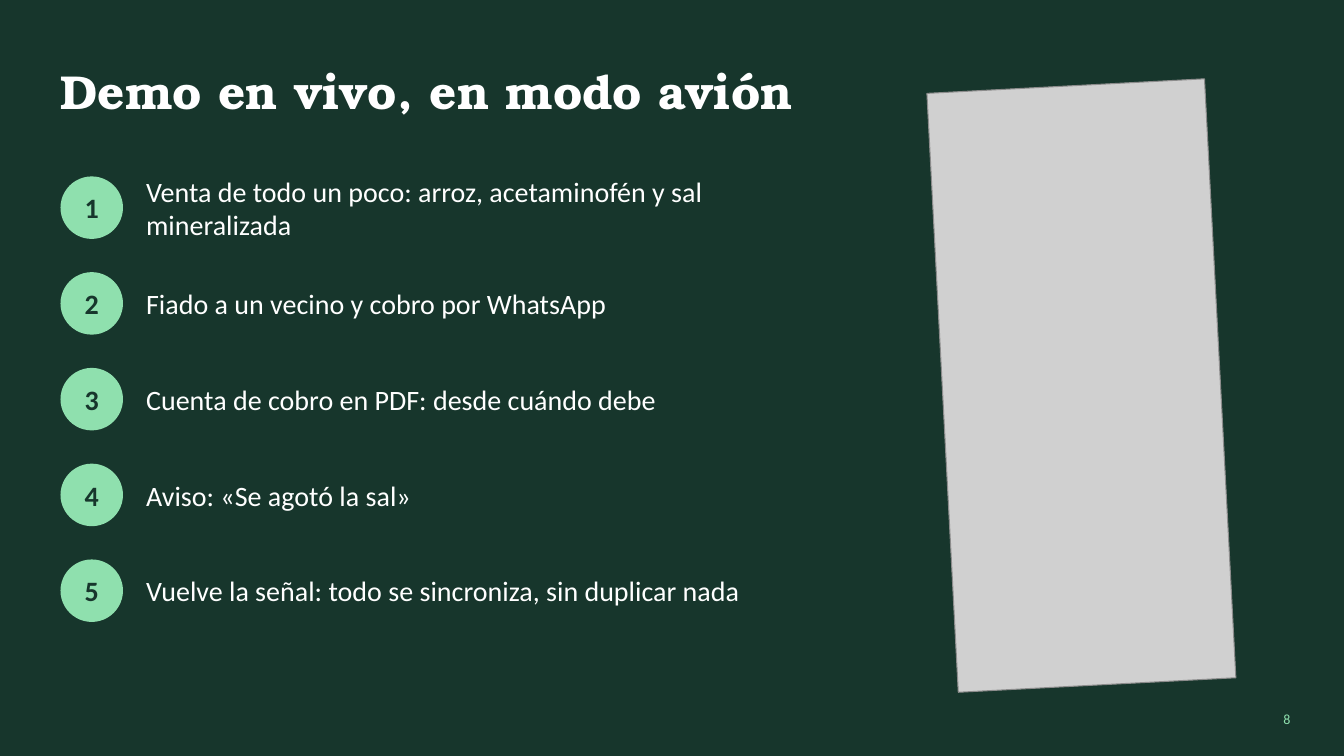
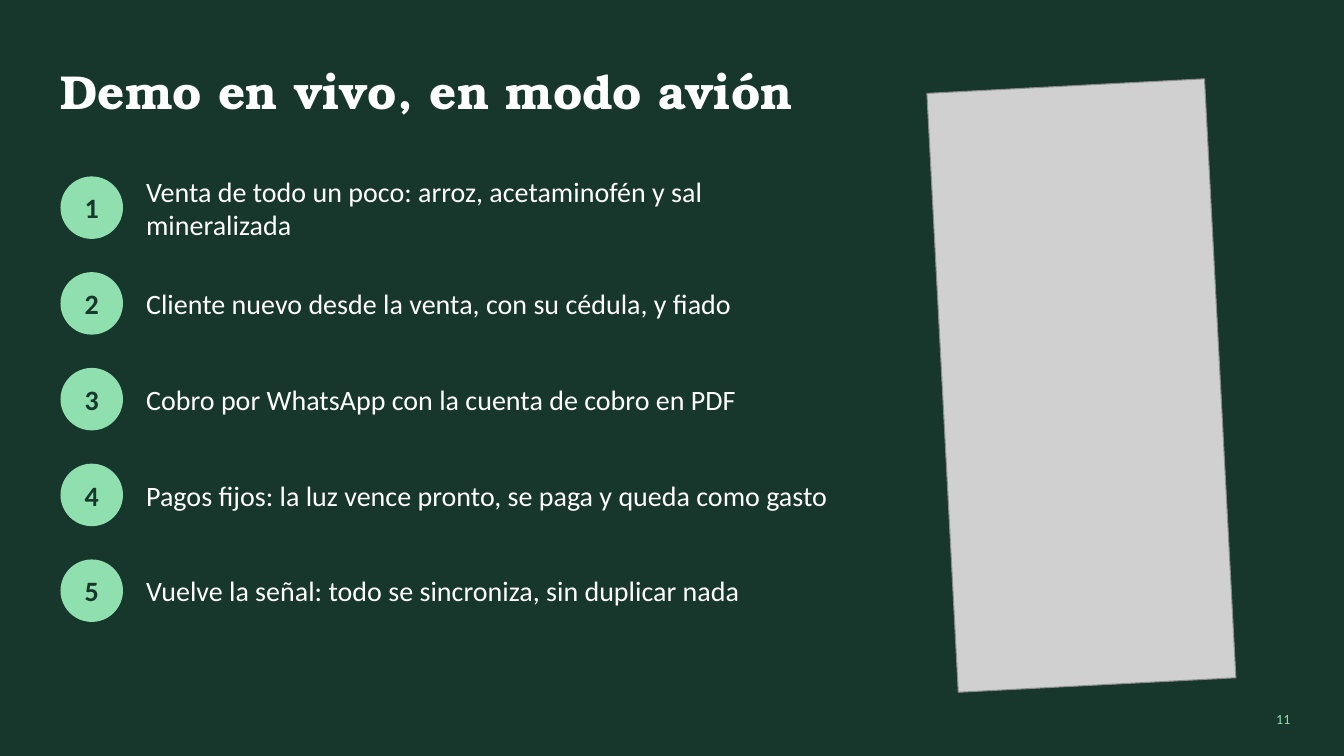
Before and after one commit to ingdavidortegaf-lab/vertex-ai-pyme, a slide deck: slide 11 of docs/pitch/VERTEX_AI_Pyme_Pitch.pptx (slide 8 before the commit). Drawn at 1344x756 pixels with LibreOffice and Linux fonts; fonts in the diff are those of the drawing; grey boxes stand for pictures. Boxes give left, top, right and bottom in pixels: in the first picture for what was removed or moved away, otherwise in the second. Text is boxed around its words. In the diff, an @@ line names an element or a change of style, - is before the commit and + after.

```diff
--- a/docs/pitch/VERTEX_AI_Pyme_Pitch.pptx
+++ b/docs/pitch/VERTEX_AI_Pyme_Pitch.pptx
@@ text at (146, 294, 731, 319): text changed @@
-Fiado a un vecino y cobro por WhatsApp
+Cliente nuevo desde la venta, con su cédula, y fiado
@@ text at (146, 390, 736, 415): text changed @@
-Cuenta de cobro en PDF: desde cuándo debe
+Cobro por WhatsApp con la cuenta de cobro en PDF
@@ text at (146, 486, 827, 511): text changed @@
-Aviso: «Se agotó la sal»
+Pagos fijos: la luz vence pronto, se paga y queda como gasto
@@ page number at (1276, 715, 1290, 724): text changed @@
-8
+11
```
Also in this commit, not shown: 7 other slides changed, 8 slides added, 5 slides removed, 6 other files.
